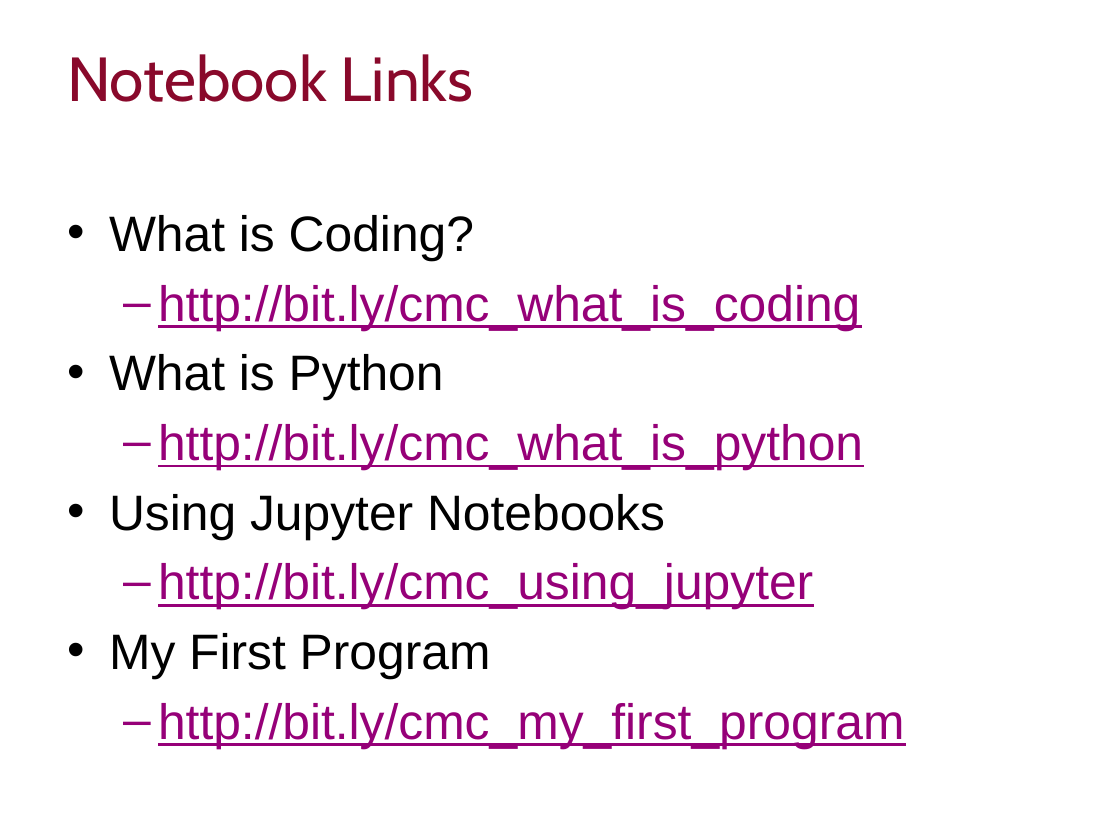
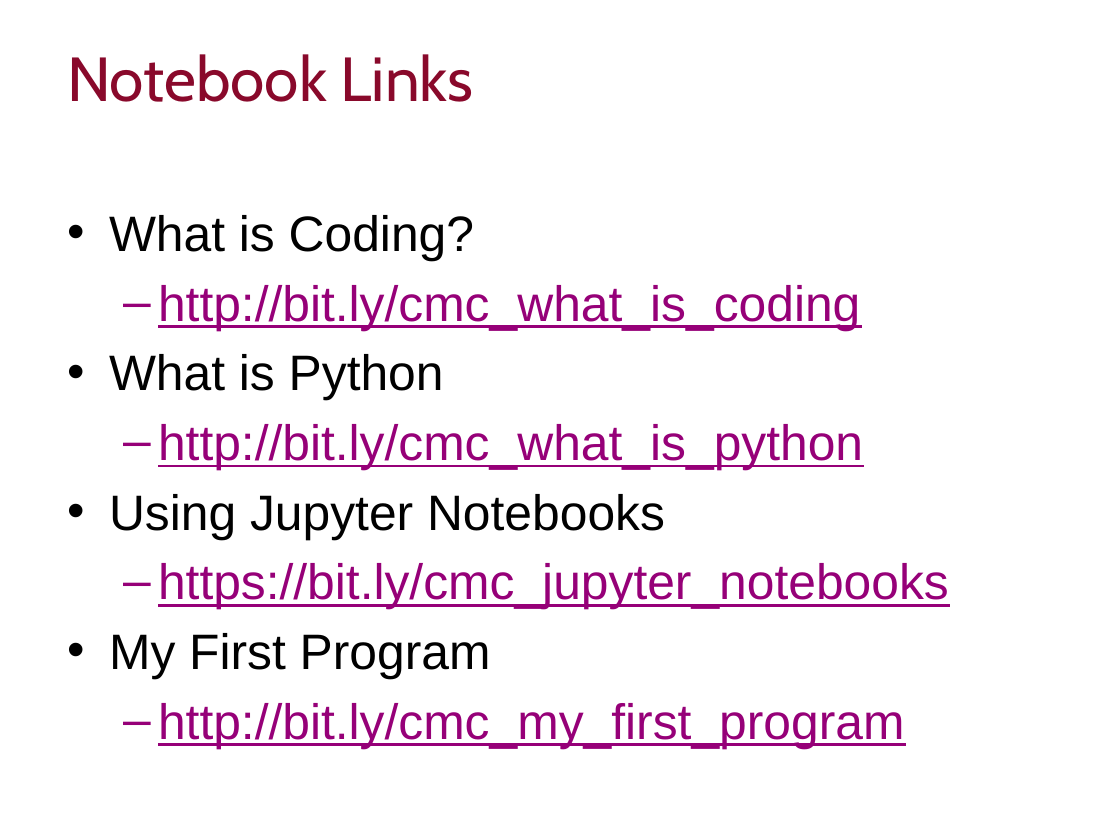
Before and after one commit to cmcooling/Introduction-to-Python, a slide deck: slide 3 of Intro to Python Slides.pptx. Drawn at 1120x840 pixels with LibreOffice and Linux fonts; fonts in the diff are those of the drawing; background and template pictures are left out. Boxes give left, top, right and bottom in pixels: in the first picture for what was removed or moved away, otherwise in the second. Text is boxed around its words. In the diff, an @@ line names an element or a change of style, - is before the commit and + after.

```diff
--- a/Intro to Python Slides.pptx
+++ b/Intro to Python Slides.pptx
@@ text at (x1=158, y1=563, x2=949, y2=610): text changed @@
-  – http://bit.ly/cmc_using_jupyter
+  – https://bit.ly/cmc_jupyter_notebooks
```
Also in this commit, not shown: 1 other slide changed, 7 other files.
